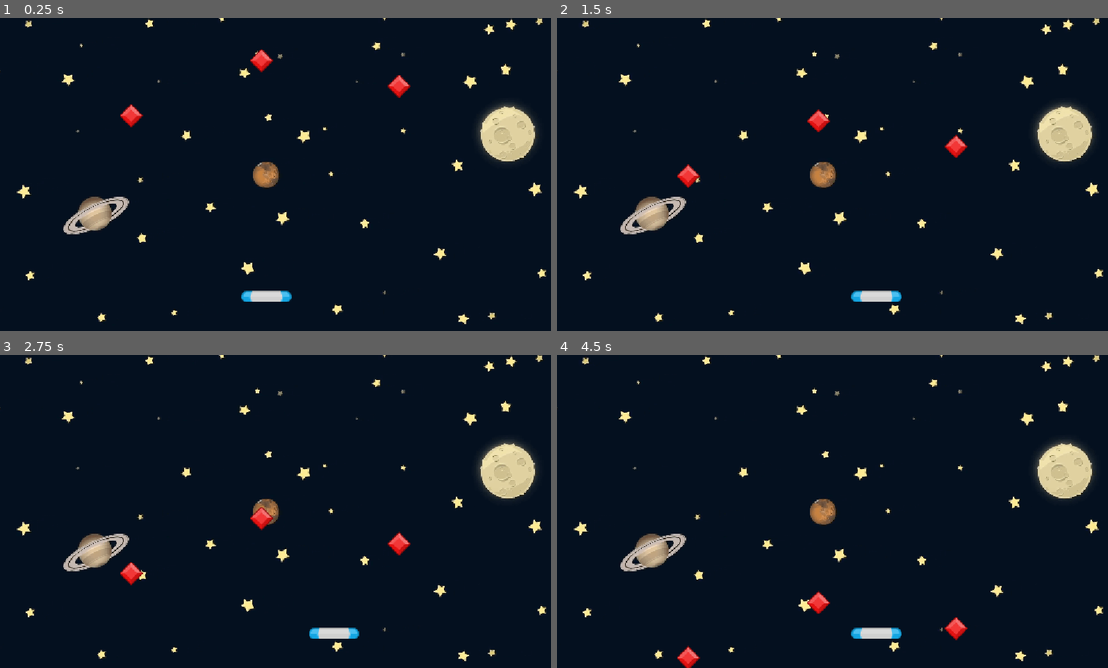
Above: before the commit, frames 1-4 (two rows, left to right).
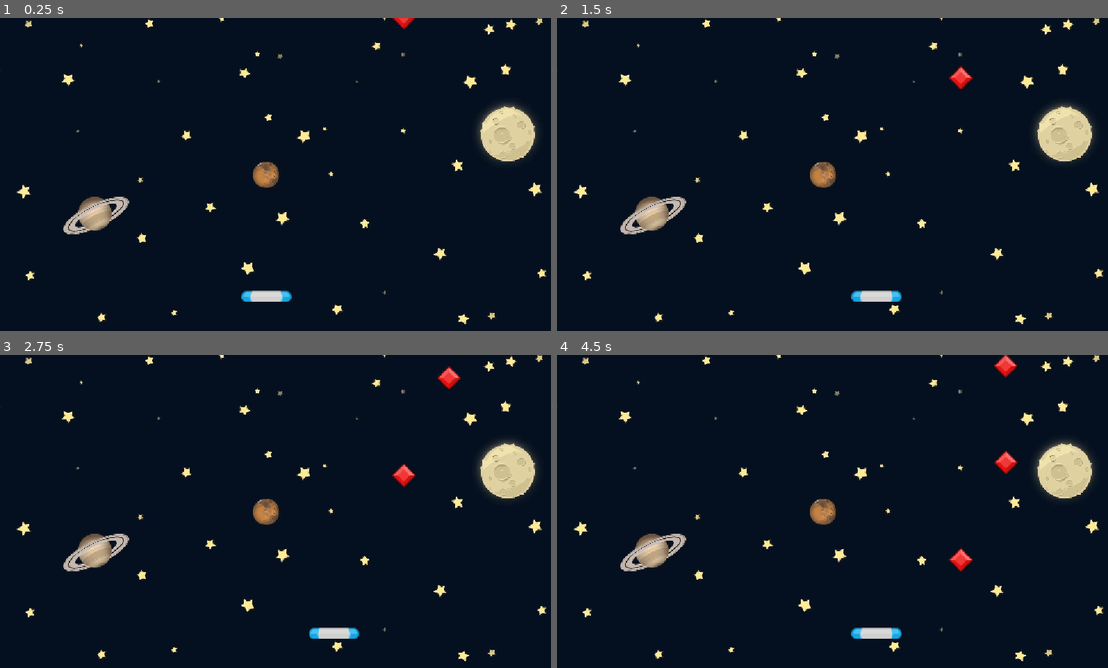
Above: after the commit, the same moments.

Repository: DeltaMonkey/GodotGDScriptGemCatcher
Game: Godot game, scene res://Scenes/Game/Game.tscn
Same seed, same stepped clock (60 frames per second), same inputs: the game is played once before the commit and once after it.
Inputs:
- Up to frame 1 (0.25 s): no input
- Up to frame 2 (1.5 s): hold Right (move_right) 0.53-1.28 s; hold Left (move_left) from 1.28 s (still down)
- Up to frame 3 (2.75 s): release Left (move_left) at 2.03 s; hold Right (move_right) from 2.03 s (still down)
- Up to frame 4 (4.5 s): release Right (move_right) at 3.53 s; hold Left (move_left) from 3.53 s (still down)

The runs differ from the first frame. In frame 1, 0.6% of the frame differs, in the area x 21-76%, y 0-35%; in frame 2, 0.7%; in frame 3, 0.9%; in frame 4, 1.0%, in the area x 21-84%, y 0-100%.

Commit message:
spawning custom types

Diff:
--- a/Scenes/Game/Game.gd
+++ b/Scenes/Game/Game.gd
@@ -1,4 +1,20 @@
 extends Node2D
+
+
+const GEM = preload("res://Scenes/Gem/Gem.tscn")
+
+
+func _ready() -> void:
+	spawn_gem()
+
+
+func spawn_gem() -> void:
+	var new_gem: Gem = GEM.instantiate()
+	var x_pos: float = randf_range(50, get_viewport_rect().end.x-50)
+	new_gem.position = Vector2(x_pos, -50.0)
+	new_gem.gem_off_screen.connect(_on_gem_gem_off_screen)
+	add_child(new_gem)
+
 
 func _on_paddle_area_entered(area: Area2D) -> void:
 	print("Collision ", area)
@@ -6,3 +22,7 @@
 
 func _on_gem_gem_off_screen() -> void:
 	print("Game Over")
+
+
+func _on_timer_timeout() -> void:
+	spawn_gem()
--- a/Scenes/Game/Game.tscn
+++ b/Scenes/Game/Game.tscn
@@ -1,9 +1,8 @@
-[gd_scene load_steps=5 format=3 uid="uid://dpisj8vnqrjyh"]
+[gd_scene load_steps=4 format=3 uid="uid://dpisj8vnqrjyh"]
 
 [ext_resource type="Script" uid="uid://bfej60xhfraqs" path="res://Scenes/Game/Game.gd" id="1_ln2h6"]
 [ext_resource type="Texture2D" uid="uid://c18f4c22h4jnq" path="res://Assets/GameBg.png" id="1_rdw05"]
 [ext_resource type="PackedScene" uid="uid://b6rj8fnml0baw" path="res://Scenes/Paddle/Paddle.tscn" id="2_gwu2e"]
-[ext_resource type="PackedScene" uid="uid://bni7xycytuwpa" path="res://Scenes/Gem/Gem.tscn" id="3_xbxml"]
 
 [node name="Game" type="Node2D"]
 script = ExtResource("1_ln2h6")
@@ -16,16 +15,9 @@
 [node name="Paddle" parent="." instance=ExtResource("2_gwu2e")]
 position = Vector2(552, 577)
 
-[node name="Gem" parent="." instance=ExtResource("3_xbxml")]
-position = Vector2(542, 39)
-
-[node name="Gem2" parent="." instance=ExtResource("3_xbxml")]
-position = Vector2(272, 153)
-
-[node name="Gem3" parent="." instance=ExtResource("3_xbxml")]
-position = Vector2(827, 92)
+[node name="Timer" type="Timer" parent="."]
+wait_time = 2.0
+autostart = true
 
 [connection signal="area_entered" from="Paddle" to="." method="_on_paddle_area_entered"]
-[connection signal="gem_off_screen" from="Gem" to="." method="_on_gem_gem_off_screen"]
-[connection signal="gem_off_screen" from="Gem2" to="." method="_on_gem_gem_off_screen"]
-[connection signal="gem_off_screen" from="Gem3" to="." method="_on_gem_gem_off_screen"]
+[connection signal="timeout" from="Timer" to="." method="_on_timer_timeout"]
--- a/Scenes/Gem/Gem.gd
+++ b/Scenes/Gem/Gem.gd
@@ -1,4 +1,6 @@
 extends Area2D
+
+class_name Gem
 
 signal gem_off_screen
 
